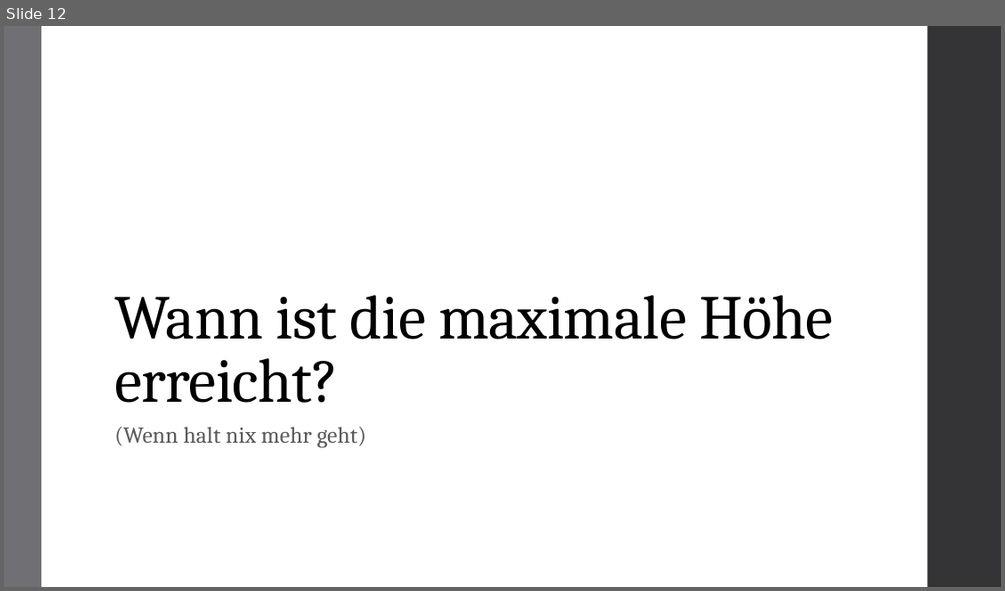
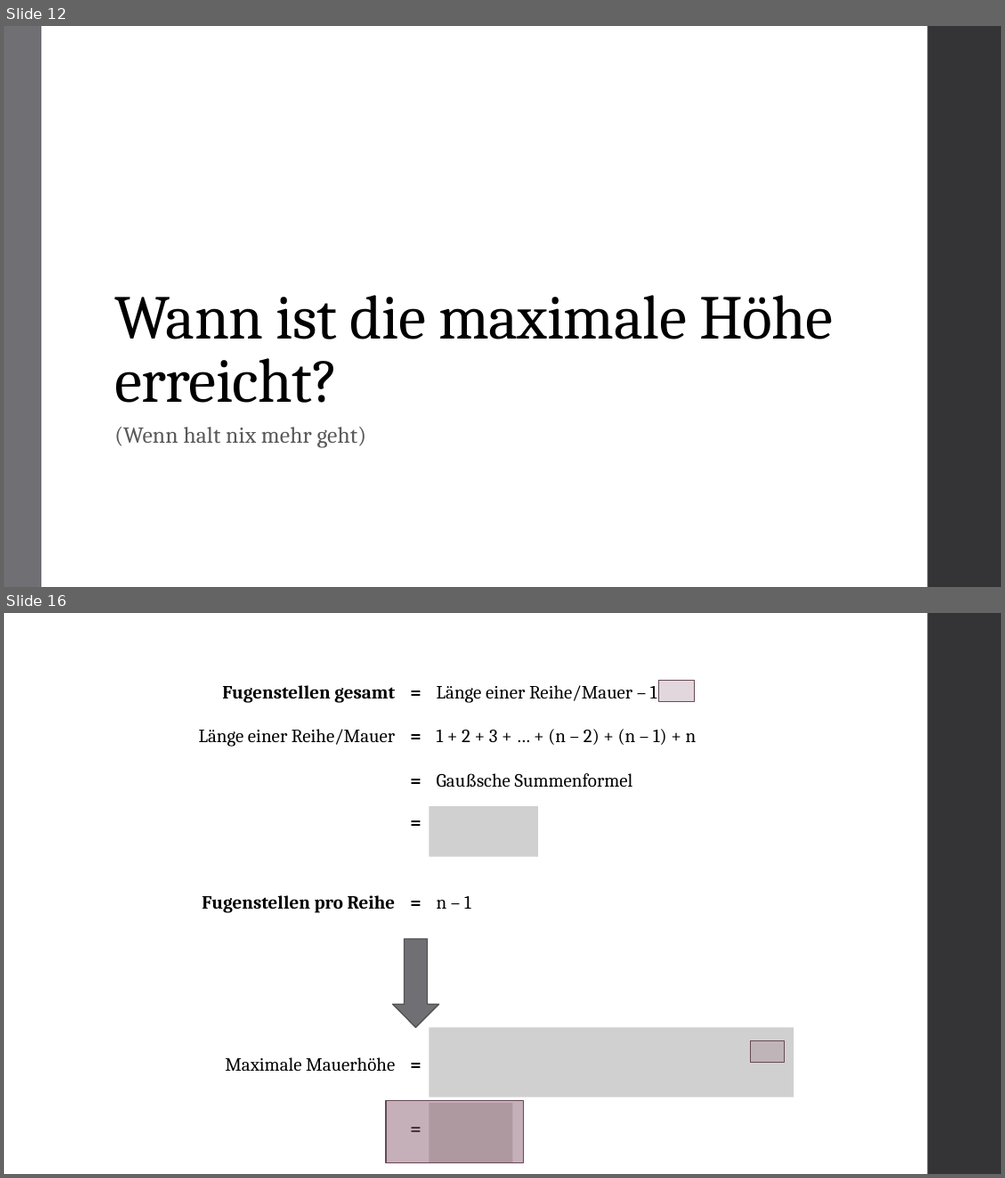
Before and after one commit to atalantus/BwInf36_Runde02, a slide deck: Aufgabe01_Praesentation.pptx. Shown one above the other, each under a label of ours: slide 12 before the commit, slides 12 and 16 after it; the slides between them are not shown. The pictures are 1005x591 and 1005x1178 pixels, drawn with LibreOffice and Linux fonts; fonts in the diff are those of the drawing; grey boxes stand for pictures. Boxes give left, top, right and bottom in pixels: in the first picture for what was removed or moved away, otherwise in the second. Text is boxed around its words. In the diff, an @@ line names an element or a change of style, - is before the commit and + after.

```diff
--- a/Aufgabe01_Praesentation.pptx
+++ b/Aufgabe01_Praesentation.pptx
@@ slide 16 added at <box>4,613,1001,1174</box>, background #FFFFFF; not listed: 1 template element that a slide beside it also shows @@
@@ text added at <box>222,685,395,703</box>, 18 pt, text #000000, bold @@
+Fugenstellen gesamt
@@ text added at <box>403,676,429,706</box>, 18 pt, text #000000, bold @@
+=
@@ text added at <box>437,685,657,703</box>, 18 pt, text #000000 @@
+Länge einer Reihe/Mauer – 1
@@ rectangle added at <box>659,681,695,702</box>, fill #8D6374 at 25% opacity, outline #684956 1.1 pt @@
@@ text added at <box>199,729,395,747</box>, 18 pt, text #000000 @@
+Länge einer Reihe/Mauer
@@ text added at <box>403,721,429,751</box>, 18 pt, text #000000, bold @@
+=
@@ text added at <box>437,729,696,745</box>, 18 pt, text #000000 @@
+1 + 2 + 3 + … + (n – 2) + (n – 1) + n
@@ text added at <box>403,765,429,795</box>, 18 pt, text #000000, bold @@
+=
@@ text added at <box>437,773,633,787</box>, 18 pt, text #000000 @@
+Gaußsche Summenformel
@@ text added at <box>403,806,429,835</box>, 18 pt, text #000000, bold @@
+=
@@ picture added at <box>429,806,538,857</box> @@
@@ text added at <box>202,895,396,913</box>, 18 pt, text #000000, bold @@
+Fugenstellen pro Reihe
@@ text added at <box>403,887,429,916</box>, 18 pt, text #000000, bold @@
+=
@@ text added at <box>437,896,471,908</box>, 18 pt, text #000000 @@
+n – 1
@@ down arrow added at <box>393,939,439,1027</box>, fill #6F6F74, outline #525256 1.1 pt @@
@@ picture added at <box>429,1027,793,1097</box> @@
@@ text added at <box>225,1057,395,1070</box>, 18 pt, text #000000 @@
+Maximale Mauerhöhe
@@ text added at <box>403,1049,429,1078</box>, 18 pt, text #000000, bold @@
+=
@@ rectangle added at <box>751,1041,785,1062</box>, fill #8D6374 at 25% opacity, outline #684956 1.1 pt @@
@@ rectangle added at <box>386,1101,524,1163</box>, fill #8D6374 at 50% opacity, outline #684956 1.1 pt @@
@@ text added at <box>403,1112,429,1143</box>, 18 pt, text #000000, bold @@
+=
@@ picture added at <box>429,1103,512,1163</box> @@
```
Also in this commit, not shown: 9 slides changed, 6 other slides added.
